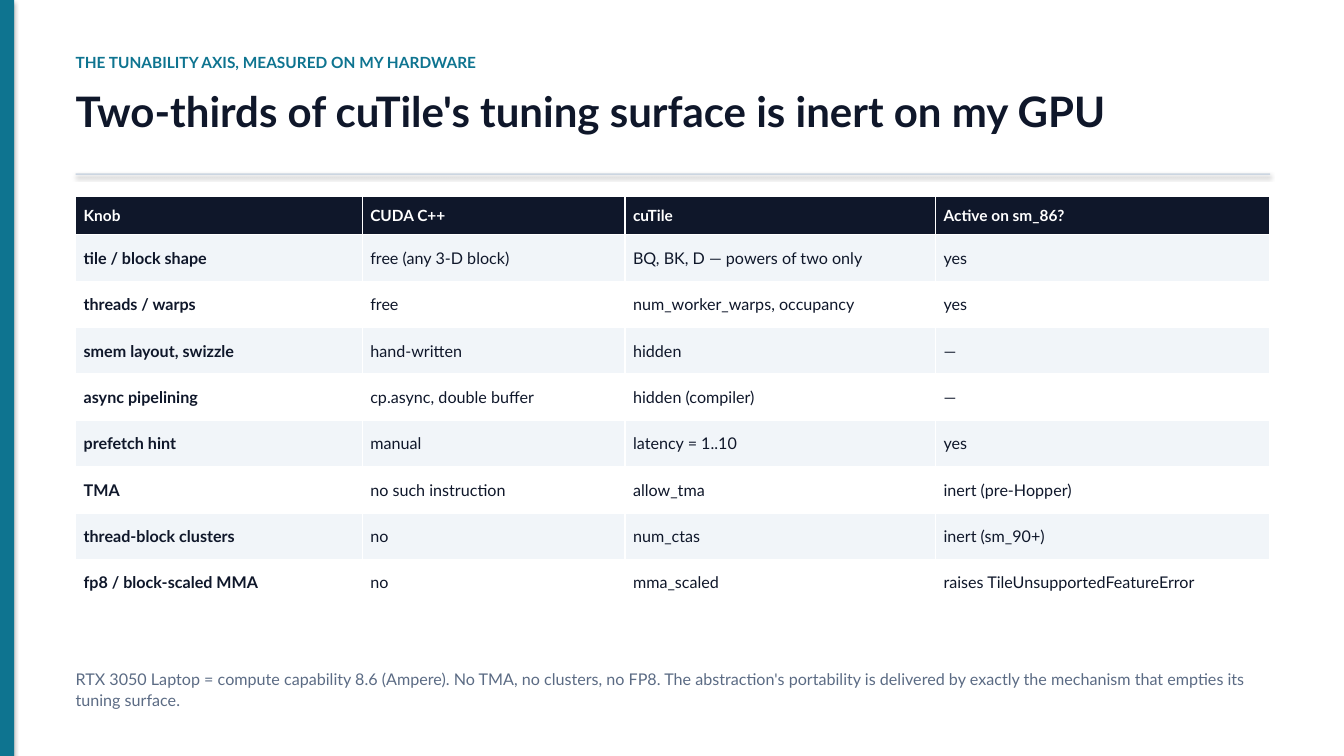
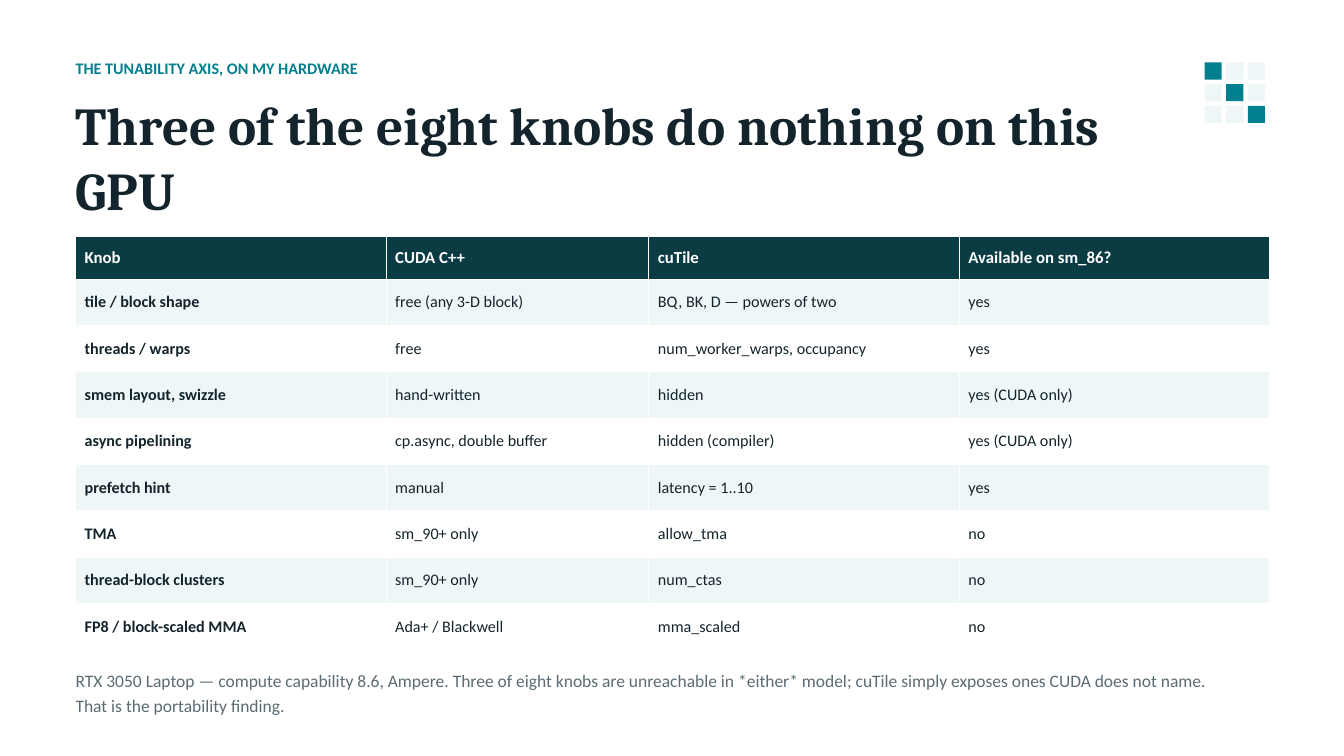
Before and after one commit to harshith0518/CS6203---Attention-Operator-Porject, a slide deck: slide 10 of docs/op2-attention-slides.pptx (slide 13 before the commit). Drawn at 1344x756 pixels with LibreOffice and Linux fonts; fonts in the diff are those of the drawing. Boxes give left, top, right and bottom in pixels: in the first picture for what was removed or moved away, otherwise in the second. Text is boxed around its words. In the diff, an @@ line names an element or a change of style, - is before the commit and + after.

```diff
--- a/docs/op2-attention-slides.pptx
+++ b/docs/op2-attention-slides.pptx
@@ rectangle removed at (x1=0, y1=0, x2=14, y2=756) @@
@@ text at (x1=76, y1=63, x2=358, y2=76): text changed; size 11 to 11.5 pt; font Lato to Calibri; text colour #0E7490 to #028090 @@
-THE TUNABILITY AXIS, MEASURED ON MY HARDWARE
+THE TUNABILITY AXIS, ON MY HARDWARE
@@ rectangle added at (x1=1205, y1=63, x2=1222, y2=80), fill #028090 @@
@@ rectangle added at (x1=1205, y1=84, x2=1222, y2=101), fill #EFF6F7 @@
@@ rectangle added at (x1=1226, y1=63, x2=1243, y2=80), fill #EFF6F7 @@
@@ rectangle added at (x1=1226, y1=84, x2=1243, y2=101), fill #028090 @@
@@ rectangle added at (x1=1248, y1=63, x2=1265, y2=80), fill #EFF6F7 @@
@@ rectangle added at (x1=1248, y1=84, x2=1265, y2=101), fill #EFF6F7 @@
@@ text removed at (x1=76, y1=95, x2=1106, y2=135) @@
-Two-thirds of cuTile's tuning surface is inert on my GPU
@@ text added at (x1=76, y1=107, x2=1099, y2=211), 38 pt, text #14242C, bold @@
+Three of the eight knobs do nothing on this GPU
@@ rectangle added at (x1=1205, y1=106, x2=1222, y2=123), fill #EFF6F7 @@
@@ rectangle added at (x1=1226, y1=106, x2=1243, y2=123), fill #EFF6F7 @@
@@ rectangle added at (x1=1248, y1=106, x2=1265, y2=123), fill #028090 @@
@@ rectangle removed at (x1=76, y1=173, x2=1270, y2=175) @@
@@ table at (x1=76, y1=237, x2=1270, y2=650) @@
-row 1, column 4: Active on sm_86?
+row 1, column 4: Available on sm_86?
-row 2, column 3: BQ, BK, D — powers of two only
+row 2, column 3: BQ, BK, D — powers of two
-row 4, column 4: —
+row 4, column 4: yes (CUDA only)
-row 5, column 4: —
+row 5, column 4: yes (CUDA only)
-row 7, column 2: no such instruction
+row 7, column 2: sm_90+ only
-row 7, column 4: inert (pre-Hopper)
+row 7, column 4: no
-row 8, column 2: no
+row 8, column 2: sm_90+ only
-row 8, column 4: inert (sm_90+)
+row 8, column 4: no
-row 9: fp8 / block-scaled MMA | no | mma_scaled | raises TileUnsupportedFeatureError
+row 9: FP8 / block-scaled MMA | Ada+ / Blackwell | mma_scaled | no
@@ fill #0F172A to #0B3B43 in row 1 @@
@@ fill #F1F5F9 to #EFF6F7 in 16 cells @@
@@ size 11 to 12 pt in "Knob", "CUDA C++", "cuTile" @@
@@ font Lato to Calibri in "Knob", "CUDA C++", "cuTile", "tile / block shape" and 21 more places @@
@@ text colour #0F172A to #14242C in "tile / block shape", "free (any 3-D block)", "yes", "threads / warps" and 18 more places @@
@@ table resized from (x1=76, y1=197, x2=1270, y2=606) to (x1=76, y1=237, x2=1270, y2=650) @@
@@ text at (x1=76, y1=674, x2=1206, y2=715): text changed; size 11.5 to 12.5 pt; font Lato to Calibri; text colour #5B6B84 to #5A6B74 @@
-RTX 3050 Laptop = compute capability 8.6 (Ampere). No TMA, no clusters, no FP8. The abstraction's portability is delivered by exactly the mechanism that empties its tuning surface.
+RTX 3050 Laptop — compute capability 8.6, Ampere. Three of eight knobs are unreachable in *either* model; cuTile simply exposes ones CUDA does not name. That is the portability finding.
```
Also in this commit, not shown: 6 other slides changed, 5 slides added, 8 slides removed, 3 other files.
